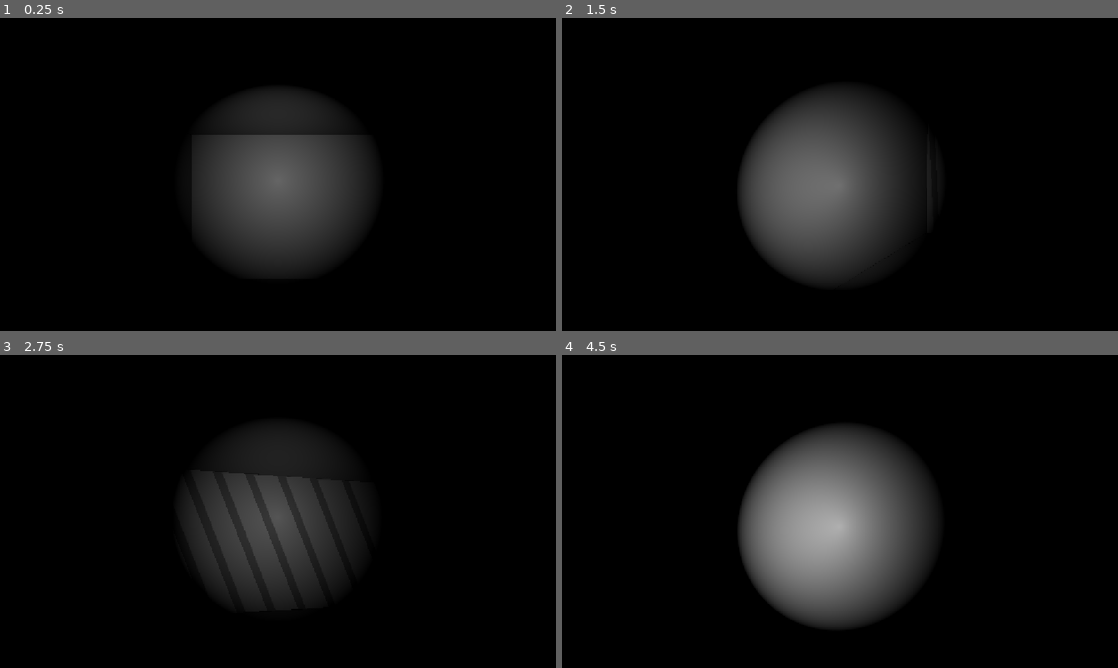
Above: before the commit, frames 1-4 (two rows, left to right).
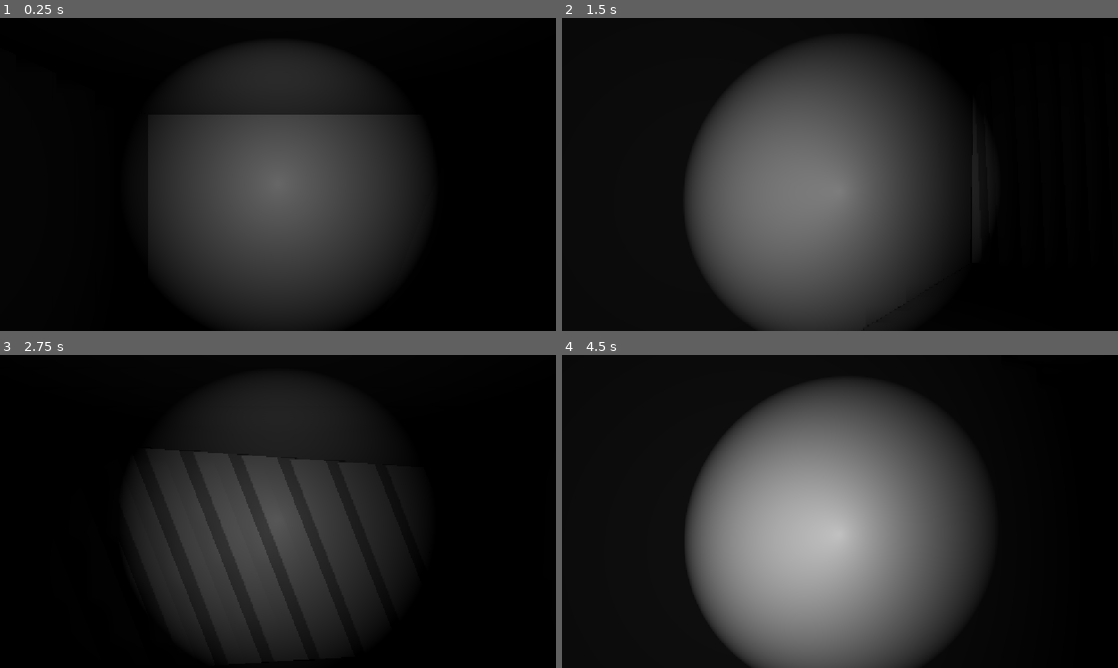
Above: after the commit, the same moments.

Repository: rigapide/What-Rises-At-Night
Game: Godot game, scene res://map/Main_Scene.tscn
The game is run twice, just before and just after one commit, with the same random seed, the same clock (stepped at 60 frames per second) and the same inputs.
Inputs (mouse positions are in pixels of both pictures, inside the frame that each line leads up to):
- Up to frame 1 (0.25 s): no input
- Up to frame 2 (1.5 s): tap Enter (ui_accept) at 0.5, 0.77, 1.07 s; move the mouse to (867, 174) at 0.52 s; tap A (a) at 0.6 s; tap D (d) at 0.8, 1.35 s; move the mouse to (812, 174) at 1.27 s
- Up to frame 3 (2.75 s): tap Enter (ui_accept) at 1.52, 1.82, 2 s; tap S (s) at 1.55, 2.1 s; move the mouse to (289, 505) at 2.02 s; hold Shift (shift) from 2.03 s (still down)
- Up to frame 4 (4.5 s): tap Enter (ui_accept) at 2.75, 3.02, 3.32, 3.77, 4.07, 4.25 s; move the mouse to (834, 517) at 2.77 s; release Shift (shift) at 2.78 s; tap Shift (shift) at 2.85 s; tap W (w) at 3.05, 3.6 s; move the mouse to (878, 514) at 3.52 s; tap F (f, bound only after the commit) at 3.8, 4.35 s; move the mouse to (795, 508) at 4.27 s

The runs differ from the first frame. In frame 1, 22% of the frame differs, in the area x 26-76%, y 8-98%; in frame 2, 31%; in frame 3, 18%; in frame 4, 40%, in the area x 22-78%, y 7-100%.

Commit message:
updated flashlight, ambient light, collision fixes

Diff:
--- a/what-rises-at-night-/map/Main_Scene.tscn
+++ b/what-rises-at-night-/map/Main_Scene.tscn
@@ -6,21 +6,16 @@
 
 [sub_resource type="Environment" id="Environment_rkbax"]
 background_mode = 1
+background_energy_multiplier = 0.07
 tonemap_exposure = 5.0
 volumetric_fog_enabled = true
 volumetric_fog_density = 0.02
 volumetric_fog_albedo = Color(0, 0, 0, 1)
 
-[sub_resource type="CameraAttributesPractical" id="CameraAttributesPractical_eu055"]
-
-[sub_resource type="Compositor" id="Compositor_npmfu"]
-
 [node name="Main" type="Node3D" unique_id=21197261]
 
 [node name="WorldEnvironment" type="WorldEnvironment" parent="." unique_id=1966113210]
 environment = SubResource("Environment_rkbax")
-camera_attributes = SubResource("CameraAttributesPractical_eu055")
-compositor = SubResource("Compositor_npmfu")
 
 [node name="testfloor" parent="." unique_id=1900875952 instance=ExtResource("1_dji2h")]
 transform = Transform3D(1, 0, 0, 0, 1, 0, 0, 0, 1, 0, 0, -271.78302)
--- a/what-rises-at-night-/map/the house .tscn
+++ b/what-rises-at-night-/map/the house .tscn
@@ -26,19 +26,19 @@
 
 [sub_resource type="BoxMesh" id="BoxMesh_5clk6"]
 resource_local_to_scene = true
-size = Vector3(1, 1, 9)
+size = Vector3(1, 5, 9)
 
 [sub_resource type="BoxMesh" id="BoxMesh_3kake"]
 resource_local_to_scene = true
-size = Vector3(1, 1, 9)
+size = Vector3(1, 4, 9)
 
 [sub_resource type="BoxMesh" id="BoxMesh_1h06t"]
 resource_local_to_scene = true
-size = Vector3(1, 1, 9)
+size = Vector3(1, 3, 9)
 
 [sub_resource type="BoxMesh" id="BoxMesh_sulg3"]
 resource_local_to_scene = true
-size = Vector3(1, 1, 9)
+size = Vector3(1, 2, 9)
 
 [sub_resource type="BoxMesh" id="BoxMesh_su3vj"]
 resource_local_to_scene = true
@@ -906,19 +906,19 @@
 mesh = SubResource("BoxMesh_e8nwk")
 
 [node name="front wall7" type="MeshInstance3D" parent="The garrage" unique_id=1961231816]
-transform = Transform3D(1, 0, 0, 0, 1, 0, 0, 0, 1, -1.5, 0, 36)
+transform = Transform3D(1, 0, 0, 0, 1, 0, 0, 0, 1, -1.5, -2, 36)
 mesh = SubResource("BoxMesh_5clk6")
 
 [node name="front wall8" type="MeshInstance3D" parent="The garrage" unique_id=2022854653]
-transform = Transform3D(1, 0, 0, 0, 1, 0, 0, 0, 1, -0.5, -1, 36)
+transform = Transform3D(1, 0, 0, 0, 1, 0, 0, 0, 1, -0.5, -2.5, 36)
 mesh = SubResource("BoxMesh_3kake")
 
 [node name="front wall9" type="MeshInstance3D" parent="The garrage" unique_id=1856673460]
-transform = Transform3D(1, 0, 0, 0, 1, 0, 0, 0, 1, 0.5, -2, 36)
+transform = Transform3D(1, 0, 0, 0, 1, 0, 0, 0, 1, 0.5, -3, 36)
 mesh = SubResource("BoxMesh_1h06t")
 
 [node name="front wall10" type="MeshInstance3D" parent="The garrage" unique_id=1261459182]
-transform = Transform3D(1, 0, 0, 0, 1, 0, 0, 0, 1, 1.5, -3, 36)
+transform = Transform3D(1, 0, 0, 0, 1, 0, 0, 0, 1, 1.5, -3.5, 36)
 mesh = SubResource("BoxMesh_sulg3")
 
 [node name="front wall11" type="MeshInstance3D" parent="The garrage" unique_id=1124194721]
@@ -965,7 +965,7 @@
 debug_color = Color(0.8109718, 0.0021531773, 0.985985, 0.41960785)
 
 [node name="CollisionPolygon3D6" type="CollisionPolygon3D" parent="The garrage/garrage colliders" unique_id=1336055039]
-transform = Transform3D(1, 0, 0, 0, -4.371139e-08, -1, 0, 1, -4.371139e-08, -1, -5, -7)
+transform = Transform3D(1, 0, 0, 0, -4.371139e-08, -1, 0, 1, -4.371139e-08, -1, -5.01, -7)
 polygon = PackedVector2Array(-1, 47.5, -1, -23.5, 48, -23.5, 48, 47.5)
 debug_color = Color(0.8109718, 0.0021531773, 0.985985, 0.41960785)
 
@@ -1521,12 +1521,12 @@
 
 [node name="CollisionPolygon3D" type="CollisionPolygon3D" parent="The stairwell/stairwell colliders" unique_id=964832900]
 transform = Transform3D(-4.371139e-08, 4.371139e-08, 1, 1, 1.9106855e-15, 4.371139e-08, 0, 1, -4.371139e-08, -11.494131, -20.084417, 69.562645)
-polygon = PackedVector2Array(13.17476, -59.08056, 13.556448, -27.914257, 21.954782, -27.32296, 20.628529, 23.356201, -13.440149, -44.78093, -13.488939, -59.09167)
+polygon = PackedVector2Array(13.570101, -59.054546, 13.556448, -27.914257, 22.026354, -28.06427, 20.628529, 23.356201, -13.440149, -44.78093, -13.488939, -59.09167)
 debug_color = Color(0, 0.6156863, 0.5882353, 0.75686276)
 
 [node name="CollisionPolygon3D2" type="CollisionPolygon3D" parent="The stairwell/stairwell colliders" unique_id=1591788884]
 transform = Transform3D(1.9106855e-15, 1, -8.742278e-08, 1, 1.9106855e-15, 4.371139e-08, 4.371139e-08, -8.742278e-08, -1, 14.265484, -36.083008, 10.030763)
-polygon = PackedVector2Array(-1.4177475, 16.736948, -1.65728, -26.264606, 29.114237, -26.27438, 28.562782, 16.581259)
+polygon = PackedVector2Array(-1.4177475, 16.736948, -1.65728, -26.264606, 29.494362, -25.717962, 29.546621, 16.639347)
 debug_color = Color(0, 0.6156863, 0.5882353, 0.75686276)
 
 [node name="CollisionPolygon3D4" type="CollisionPolygon3D" parent="The stairwell/stairwell colliders" unique_id=349148130]
@@ -1551,7 +1551,7 @@
 
 [node name="CollisionPolygon3D9" type="CollisionPolygon3D" parent="The stairwell/stairwell colliders" unique_id=1247305552]
 transform = Transform3D(-4.371139e-08, 4.371139e-08, 1, 1, 1.9106855e-15, 4.371139e-08, 0, 1, -4.371139e-08, 3.4926434, 1.5276413, 75.3915)
-polygon = PackedVector2Array(-8.870663, -50.841896, -9.524844, -33.79861, 16.999973, -33.89539, 16.941435, 28.635147, -1.3822432, 28.910522, -1.4670086, 17.080078, -34.85708, -50.93181)
+polygon = PackedVector2Array(-8.026502, -50.901943, -8.028528, -33.898285, 16.999973, -33.89539, 16.941435, 28.635147, -1.3822432, 28.910522, -1.4670086, 17.080078, -34.85708, -50.93181)
 debug_color = Color(0, 0.6156863, 0.5882353, 0.75686276)
 
 [node name="CollisionPolygon3D10" type="CollisionPolygon3D" parent="The stairwell/stairwell colliders" unique_id=1615773582]
@@ -1584,6 +1584,15 @@
 polygon = PackedVector2Array(-1.6463423, -9.236835, -1.5834258, -19.32026, 16.203598, -19.307909, 16.219933, 59.736168, …(265 unchanged characters)…
 debug_color = Color(0, 0.6156863, 0.5882353, 0.75686276)
 
+[node name="CollisionPolygon3D17" type="CollisionPolygon3D" parent="The stairwell/stairwell colliders" unique_id=1331291494]
+transform = Transform3D(1, 0, 0, 0, 1, 0, 0, 0, 1, -11.499912, 0, 41.009315)
+polygon = PackedVector2Array(0.5167217, -6.4722204, 14.457783, -6.541642, 14.476816, 18.50589, 0.5014324, 18.500824)
+debug_color = Color(0, 0.6156863, 0.5882353, 0.75686276)
+
+[node name="CollisionPolygon3D18" type="CollisionPolygon3D" parent="The stairwell/stairwell colliders" unique_id=805324507]
+transform = Transform3D(1, 0, 0, 0, -4.371139e-08, -1, 0, 1, -4.371139e-08, -6.1535254, -6.0056343, 40.265976)
+polygon = PackedVector2Array(-4.8396664, 1.23209, 9.118338, 1.2799911, 9.176657, -15.751051, 36.207996, -15.78956, 36.12734, -29.737732, -4.8328342, -29.796608)
+
 [node name="The game room" type="Node3D" parent="." unique_id=884936530]
 
 [node name="floor1" type="MeshInstance3D" parent="The game room" unique_id=391828138]
--- a/what-rises-at-night-/player/player.tscn
+++ b/what-rises-at-night-/player/player.tscn
@@ -2,6 +2,7 @@
 
 [ext_resource type="Script" uid="uid://cvy7u6dc8rlik" path="res://player/player_controller.gd" id="1_oul6g"]
 [ext_resource type="Script" uid="uid://b2hie6mj74gf5" path="res://player/camera_controller.gd" id="2_rkbax"]
+[ext_resource type="Texture2D" uid="uid://s8p0la63wtwb" path="res://textures/flashlight texture.png" id="3_g1dw6"]
 
 [sub_resource type="CapsuleMesh" id="CapsuleMesh_npmfu"]
 radius = 0.25
@@ -11,6 +12,7 @@
 
 [node name="CharacterBody3D" type="CharacterBody3D" unique_id=1601194801]
 transform = Transform3D(1.7, 0, 0, 0, 1.7, 0, 0, 0, 1.7, 0, 0, 0)
+collision_layer = 2
 script = ExtResource("1_oul6g")
 
 [node name="MeshInstance3D" type="MeshInstance3D" parent="." unique_id=1266450466]
@@ -25,13 +27,14 @@
 script = ExtResource("2_rkbax")
 
 [node name="Camera3D" type="Camera3D" parent="SpringArm3D" unique_id=902038608]
-fov = 55.0
+fov = 37.849285
 
 [node name="SpotLight3D" type="SpotLight3D" parent="SpringArm3D/Camera3D" unique_id=1424823570]
 transform = Transform3D(1, 0, 0, 0, 1, 0, 0, 0, 1, 7.707425e-08, -0.9818711, -0.8816266)
 light_color = Color(1.6613292, 1.6613292, 1.6613292, 1)
 light_energy = 16.0
 light_volumetric_fog_energy = 0.0
+light_projector = ExtResource("3_g1dw6")
 light_size = 1.0
 light_specular = 8.111
 light_cull_mask = 4293918721
@@ -42,3 +45,18 @@
 spot_attenuation = 2.0
 spot_angle = 20.0
 spot_angle_attenuation = 2.6390178
+
+[node name="off ambient light" type="SpotLight3D" parent="SpringArm3D/Camera3D" unique_id=1355833286]
+transform = Transform3D(1, 0, 0, 0, 1, 0, 0, 0, 1, 7.707425e-08, -0.9818711, -0.8816266)
+light_color = Color(0.07123137, 0.0712314, 0.07123134, 1)
+light_indirect_energy = 0.0
+light_size = 1.0
+light_specular = 0.0
+light_cull_mask = 4293918721
+shadow_enabled = true
+shadow_bias = 0.1
+shadow_opacity = 0.55
+spot_range = 58.497
+spot_attenuation = 0.0
+spot_angle = 80.88
+spot_angle_attenuation = 2.6390178
--- a/what-rises-at-night-/player/player_controller.gd
+++ b/what-rises-at-night-/player/player_controller.gd
@@ -11,6 +11,12 @@
 
 
 
+
+@onready var flashlight = $SpringArm3D/Camera3D/SpotLight3D
+
+
+
+
 func _ready() -> void:
 	Input.set_mouse_mode(Input.MOUSE_MODE_CAPTURED)
 	running = false
@@ -20,11 +26,6 @@
 	# Add the gravity.
 	if not is_on_floor():
 		velocity += (get_gravity() * 4) * delta
-
-	# Handle jump.
-	if Input.is_action_just_pressed("ui_accept") and is_on_floor():
-		velocity.y = JUMP_VELOCITY
-
 	# Get the input direction and handle the movement/deceleration.
 	# As good practice, you should replace UI actions with custom gameplay actions.
 	var input_dir := Input.get_vector("a", "d", "w", "s")
@@ -58,14 +59,24 @@
 				velocity.z = move_toward(velocity.z, 0, SPEED)
 
 
-
-
-
-
-
+	if Input.is_action_just_pressed("f"):
+		toggle_flashlight()
 
 
 
 
 
 	move_and_slide()
+
+
+
+
+
+func toggle_flashlight():
+	if flashlight.visible == true:
+		flashlight.visible = false
+
+
+
+	elif flashlight.visible == false:
+		flashlight.visible = true
--- a/what-rises-at-night-/project.godot
+++ b/what-rises-at-night-/project.godot
@@ -75,6 +75,11 @@
 "events": [Object(InputEventKey,"resource_local_to_scene":false,"resource_name":"","device":-1,"window_id":0,"alt_press …(195 unchanged characters)…
 ]
 }
+f={
+"deadzone": 0.2,
+"events": [Object(InputEventKey,"resource_local_to_scene":false,"resource_name":"","device":-1,"window_id":0,"alt_pressed":false,"shift_pressed":false,"ctrl_pressed":false,"meta_pressed":false,"pressed":false,"keycode":0,"physical_keycode":70,"key_label":0,"unicode":102,"location":0,"echo":false,"script":null)
+]
+}
 
 [layer_names]
 
Binary file added: what-rises-at-night-/textures/flashlight texture.png
Not shown, added: what-rises-at-night-/textures/flashlight texture.png.import
